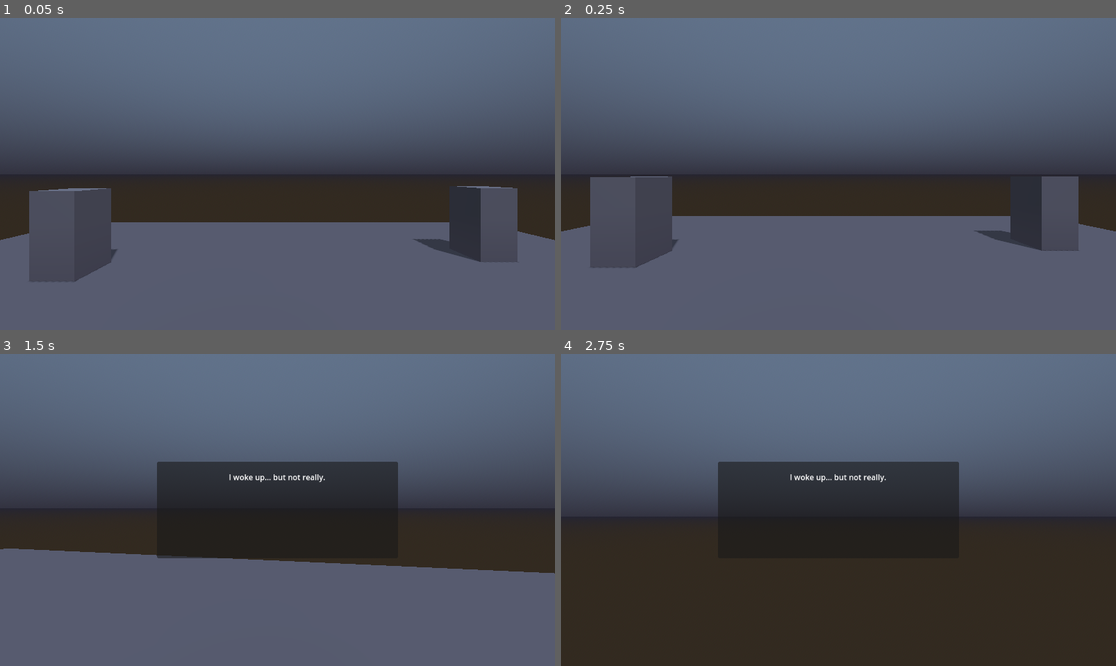
Above: before the commit, frames 1-4 (two rows, left to right).
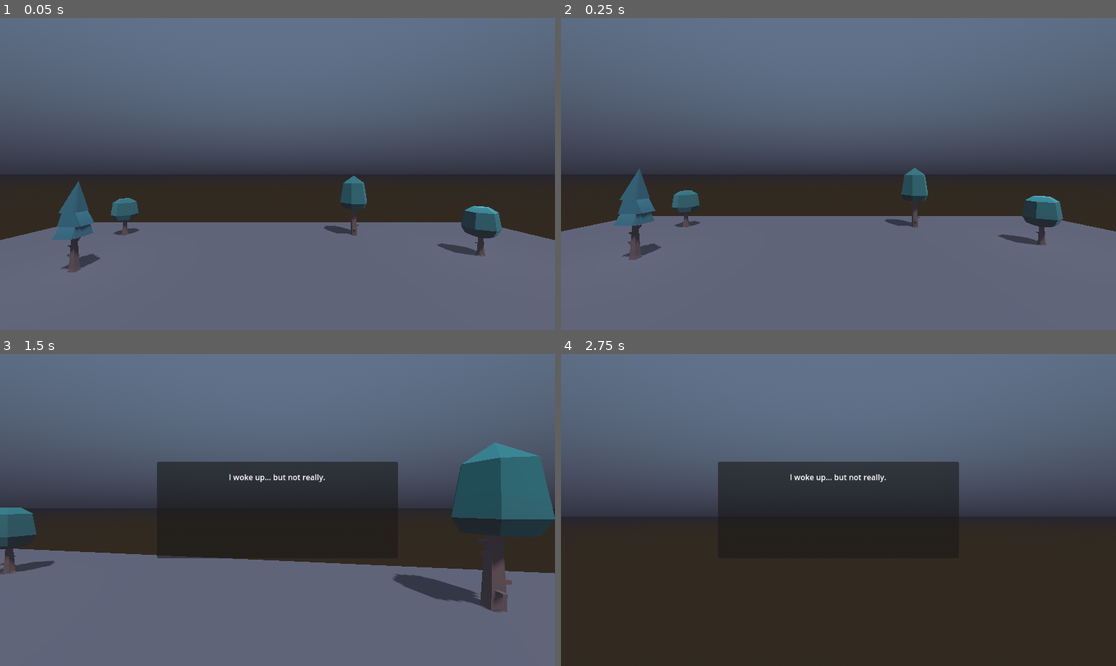
Above: after the commit, the same moments.

Repository: prajwalc22/test_godot
Game: Godot game, scene res://scene_0.tscn
Two runs of this game, one before a commit and one after it. Both use one fixed random seed, a clock stepped at 60 frames per second and the inputs below.
Inputs (mouse positions are in pixels of both pictures, inside the frame that each line leads up to):
- Up to frame 1 (0.05 s): no input
- Up to frame 2 (0.25 s): no input
- Up to frame 3 (1.5 s): tap Enter (ui_accept) at 0.5, 0.77 s; move the mouse to (305, 510) at 0.52 s; hold Up (ui_up) from 0.53 s (still down); move the mouse to (249, 510) at 1.27 s
- Up to frame 4 (2.75 s): keep holding Up (ui_up); tap Enter (ui_accept) at 1.52 s; move the mouse to (849, 503) at 2.02 s

The runs differ from the first frame. In frame 1, 6.7% of the frame differs, in the area x 5-94%, y 50-85%; in frame 2, 6.6%; in frame 3, 5.5%; in frame 4, nothing differs.

Commit message:
Integrate tree assets into Scene 0 with enhanced lighting
Co-authored-by: prajwalc22 <102746930+prajwalc22@users.noreply.github.com>

Diff:
--- a/test/scene_0.tscn
+++ b/test/scene_0.tscn
@@ -1,10 +1,18 @@
-[gd_scene load_steps=11 format=3 uid="uid://cfa24shc6ofpn"]
+[gd_scene load_steps=19 format=3 uid="uid://cfa24shc6ofpn"]
 
 [ext_resource type="PackedScene" uid="uid://c3y4vh0xkqpvr" path="res://spirit.tscn" id="1_b8xk5"]
 [ext_resource type="PackedScene" uid="uid://bsxnl4w6ynvy8" path="res://black_cat.tscn" id="2_vqx8g"]
 [ext_resource type="PackedScene" uid="uid://cq7k2y8m2xqg5" path="res://clown_body.tscn" id="3_3n6ch"]
 [ext_resource type="PackedScene" uid="uid://c1234567890ab" path="res://hud.tscn" id="4_hud"]
 [ext_resource type="Script" path="res://game_manager.gd" id="5_game"]
+[ext_resource type="PackedScene" path="res://assets/trees/tree_pineTallA_detailed.glb" id="6_tree1"]
+[ext_resource type="PackedScene" path="res://assets/trees/tree_oak.glb" id="7_tree2"]
+[ext_resource type="PackedScene" path="res://assets/trees/tree_detailed.glb" id="8_tree3"]
+[ext_resource type="PackedScene" path="res://assets/trees/tree_pineRoundD.glb" id="9_tree4"]
+[ext_resource type="PackedScene" path="res://assets/trees/tree_pineRoundF.glb" id="10_tree5"]
+[ext_resource type="PackedScene" path="res://assets/trees/tree_default.glb" id="11_tree6"]
+[ext_resource type="PackedScene" path="res://assets/trees/tree_pineSmallA.glb" id="12_tree7"]
+[ext_resource type="PackedScene" path="res://assets/trees/tree_tall.glb" id="13_tree8"]
 
 [sub_resource type="PlaneMesh" id="PlaneMesh_1"]
 size = Vector2(20, 20)
@@ -14,9 +22,6 @@
 
 [sub_resource type="BoxShape3D" id="BoxShape3D_2"]
 size = Vector3(20, 4, 0.5)
-
-[sub_resource type="BoxMesh" id="BoxMesh_1"]
-size = Vector3(1, 2, 1)
 
 [sub_resource type="ProceduralSkyMaterial" id="ProceduralSkyMaterial_1"]
 sky_horizon_color = Color(0.2, 0.2, 0.25, 1)
@@ -67,32 +72,81 @@
 [node name="DirectionalLight3D" type="DirectionalLight3D" parent="."]
 transform = Transform3D(0.866025, -0.433013, 0.25, 0, 0.5, 0.866025, -0.5, -0.75, 0.433013, 0, 5, 0)
 light_color = Color(0.7, 0.7, 0.8, 1)
-light_energy = 0.4
+light_energy = 0.6
 shadow_enabled = true
+shadow_bias = 0.05
+directional_shadow_mode = 1
 
-[node name="ForestPlaceholder1" type="StaticBody3D" parent="."]
-transform = Transform3D(1, 0, 0, 0, 1, 0, 0, 0, 1, -5, 1, -5)
+[node name="Tree1" type="Node3D" parent="."]
+transform = Transform3D(1.5, 0, 0, 0, 1.5, 0, 0, 0, 1.5, -5, 0, -5)
 
-[node name="MeshInstance3D" type="MeshInstance3D" parent="ForestPlaceholder1"]
-mesh = SubResource("BoxMesh_1")
+[node name="tree_pineTallA_detailed" parent="Tree1" instance=ExtResource("6_tree1")]
 
-[node name="ForestPlaceholder2" type="StaticBody3D" parent="."]
-transform = Transform3D(1, 0, 0, 0, 1, 0, 0, 0, 1, 6, 1, -6)
+[node name="Tree2" type="Node3D" parent="."]
+transform = Transform3D(1.2, 0, 0, 0, 1.2, 0, 0, 0, 1.2, 6, 0, -6)
 
-[node name="MeshInstance3D" type="MeshInstance3D" parent="ForestPlaceholder2"]
-mesh = SubResource("BoxMesh_1")
+[node name="tree_oak" parent="Tree2" instance=ExtResource("7_tree2")]
 
-[node name="ForestPlaceholder3" type="StaticBody3D" parent="."]
-transform = Transform3D(1, 0, 0, 0, 1, 0, 0, 0, 1, -7, 1, 5)
+[node name="Tree3" type="Node3D" parent="."]
+transform = Transform3D(1.8, 0, 0, 0, 1.8, 0, 0, 0, 1.8, -7, 0, 5)
 
-[node name="MeshInstance3D" type="MeshInstance3D" parent="ForestPlaceholder3"]
-mesh = SubResource("BoxMesh_1")
+[node name="tree_detailed" parent="Tree3" instance=ExtResource("8_tree3")]
 
-[node name="ForestPlaceholder4" type="StaticBody3D" parent="."]
-transform = Transform3D(1, 0, 0, 0, 1, 0, 0, 0, 1, 7, 1, 6)
+[node name="Tree4" type="Node3D" parent="."]
+transform = Transform3D(1.3, 0, 0, 0, 1.3, 0, 0, 0, 1.3, 7, 0, 6)
 
-[node name="MeshInstance3D" type="MeshInstance3D" parent="ForestPlaceholder4"]
-mesh = SubResource("BoxMesh_1")
+[node name="tree_pineRoundD" parent="Tree4" instance=ExtResource("9_tree4")]
+
+[node name="Tree5" type="Node3D" parent="."]
+transform = Transform3D(1.6, 0, 0, 0, 1.6, 0, 0, 0, 1.6, -8, 0, -2)
+
+[node name="tree_pineRoundF" parent="Tree5" instance=ExtResource("10_tree5")]
+
+[node name="Tree6" type="Node3D" parent="."]
+transform = Transform3D(1.4, 0, 0, 0, 1.4, 0, 0, 0, 1.4, 3, 0, -8)
+
+[node name="tree_default" parent="Tree6" instance=ExtResource("11_tree6")]
+
+[node name="Tree7" type="Node3D" parent="."]
+transform = Transform3D(1.1, 0, 0, 0, 1.1, 0, 0, 0, 1.1, -2, 0, 7)
+
+[node name="tree_pineSmallA" parent="Tree7" instance=ExtResource("12_tree7")]
+
+[node name="Tree8" type="Node3D" parent="."]
+transform = Transform3D(1.7, 0, 0, 0, 1.7, 0, 0, 0, 1.7, 8, 0, -3)
+
+[node name="tree_tall" parent="Tree8" instance=ExtResource("13_tree8")]
+
+[node name="Tree9" type="Node3D" parent="."]
+transform = Transform3D(1.2, 0, 0, 0, 1.2, 0, 0, 0, 1.2, -6, 0, -8)
+
+[node name="tree_oak" parent="Tree9" instance=ExtResource("7_tree2")]
+
+[node name="Tree10" type="Node3D" parent="."]
+transform = Transform3D(1.5, 0, 0, 0, 1.5, 0, 0, 0, 1.5, 4, 0, 8)
+
+[node name="tree_detailed" parent="Tree10" instance=ExtResource("8_tree3")]
+
+[node name="AmbientLight1" type="OmniLight3D" parent="."]
+transform = Transform3D(1, 0, 0, 0, 1, 0, 0, 0, 1, -5, 2, -5)
+light_color = Color(0.8, 0.85, 1, 1)
+light_energy = 0.3
+omni_range = 8.0
+omni_attenuation = 2.0
+
+[node name="AmbientLight2" type="OmniLight3D" parent="."]
+transform = Transform3D(1, 0, 0, 0, 1, 0, 0, 0, 1, 6, 2, -6)
+light_color = Color(0.8, 0.85, 1, 1)
+light_energy = 0.25
+omni_range = 7.0
+omni_attenuation = 2.0
+
+[node name="AmbientLight3" type="OmniLight3D" parent="."]
+transform = Transform3D(1, 0, 0, 0, 1, 0, 0, 0, 1, -7, 3, 5)
+light_color = Color(0.75, 0.8, 1, 1)
+light_energy = 0.35
+omni_range = 9.0
+omni_attenuation = 2.0
 
 [node name="Waypoint1" type="Node3D" parent="."]
 transform = Transform3D(1, 0, 0, 0, 1, 0, 0, 0, 1, 2, 0, 3)
